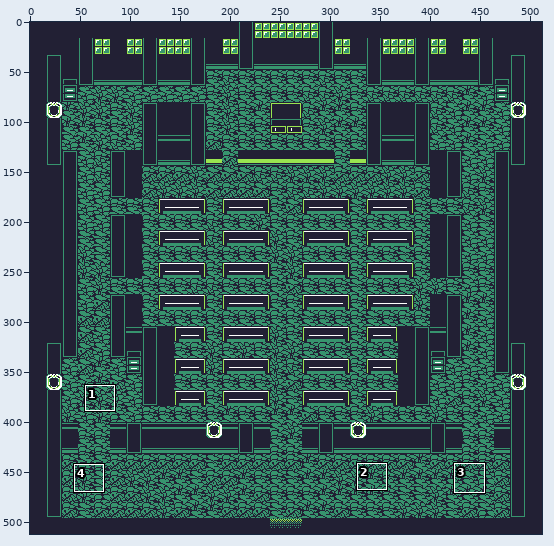
Pixel-art file, stored at Assets/Aseprite/ChurchM.aseprite. Above, an overview of the earlier version with the close-up marked.
Close-up. Before:
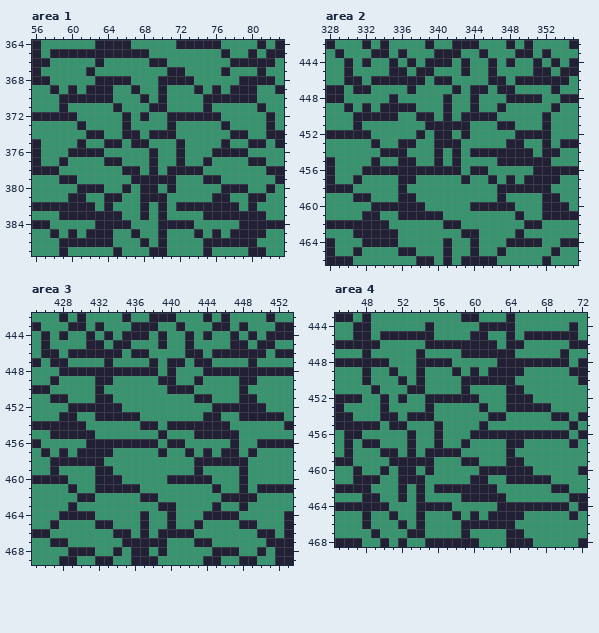
512x512 pixels, 1 frame. Shown: area 1: x 56..83, y 364..387; area 2: x 328..355, y 442..466; area 3: x 425..453, y 442..469; area 4: x 45..72, y 443..468. The commit also changed other parts of the picture, which this record leaves out.
And afterwards:
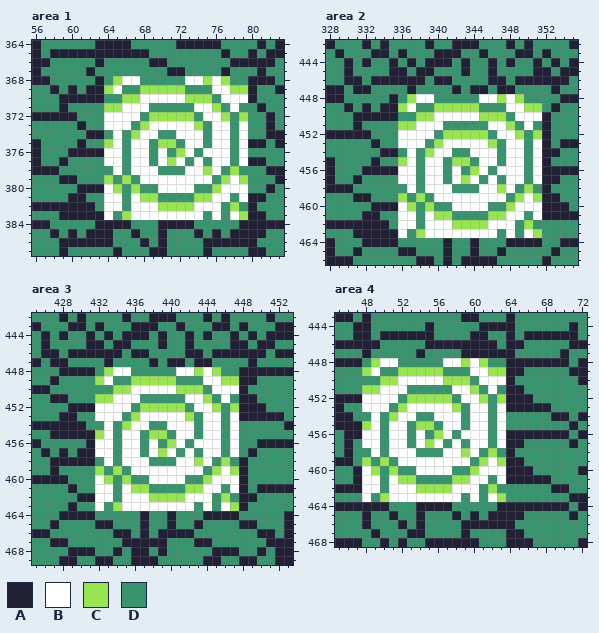
Palette (. is transparent): A #222034  B #ffffff  C #99e550  D #37946e
The exact change:
Changed rows in their new state; - is an unchanged pixel.
Area 1, layer "16":
first column x 64:
368 DCBB--DDDBBCBC-D
369 CB-DCCCCC-D-BBCC
370 D-CCBBBBBCCCDBBB
371 CCBBBDD---BBC-B-
372 BBBBDCCCCCDBBC-C
373 BBB-CBBBBBC-BB-B
374 -BDCBBDDBBB-BBDB
375 CB-BB-CCDBB-BB-B
376 BB-BBDB-CB-BBBDB
377 BB-BBDBCB-BDBB-B
378 -BDBBB-DDBBCB-C-
379 C-CDBBBBBBBBDCBC
380 BCDCDDBBBB--CBBB
381 BB-BCCD---CCBB-B
382 BB-BBBCCCCBBBDC-
383 BDCBBBBBBBBDBDBC
Area 2, layer "16":
first column x 336:
448 -CBB-D--DBBCBCDD
449 CB--CCCCC--DBBCC
450 --CCBBBBBCCC-BBB
451 CCBBBDDD--BBC-B-
452 BBBBDCCCCC-BBCDC
453 BBB-CBBBBBC-BB-B
454 DB-CBBD-BBBDBBDB
455 CB-BB-CC-BBDBBDB
456 BBDBBDB-CB-BBB-B
457 BB-BB-BCB-B-BBDB
458 DB-BBB---BBCBDCD
459 CDC-BBBBBBBB-CBC
460 BCDC--BBBBDDCBBB
461 BBDBCC----CCBB-B
462 BB-BBBCCCCBBB-CD
463 B-CBBBBBBBB-BDBC
Area 3, layer "16":
first column x 432:
448 DCBBDDD-DBBCBCDD
449 CB--CCCCC--DBBCC
450 D-CCBBBBBCCC-BBB
451 CCBBB-----BBC-B-
452 BBBB-CCCCC-BBCDC
453 BBBDCBBBBBC-BB-B
454 -B-CBBD-BBBDBBDB
455 CB-BB-CC-BBDBBDB
456 BBDBBDB-CB-BBB-B
457 BB-BB-BCB-B-BBDB
458 DB-BBB---BBCBDCD
459 CDC-BBBBBBBB-CBC
460 BCDC--BBBBDDCBBB
461 BBDBCC----CCBB-B
462 BB-BBBCCCCBBB-CD
463 B-CBBBBBBBB-BDBC
Area 4, layer "16":
first column x 48:
448 DCBB--DDDBBCBC-D
449 CB-DCCCCC-D-BBCC
450 D-CCBBBBBCCCDBBB
451 CCBBBDD---BBC-B-
452 BBBBDCCCCCDBBC-C
453 BBB-CBBBBBC-BB-B
454 -BDCBBDDBBB-BBDB
455 CB-BB-CCDBB-BB-B
456 BB-BBDB-CB-BBBDB
457 BB-BBDBCB-BDBB-B
458 -BDBBB-DDBBCB-C-
459 C-CDBBBBBBBBDCBC
460 BCDCDDBBBB--CBBB
461 BB-BCCD---CCBB-B
462 BB-BBBCCCCBBBDC-
463 BDCBBBBBBBBDBDBC
Boxes around the changes in both close-ups, in picture pixels (x1, y1, x2, y2):
changed: (104, 76, 248, 220)
changed: (398, 94, 542, 238)
changed: (95, 367, 239, 511)
changed: (362, 358, 506, 502)
